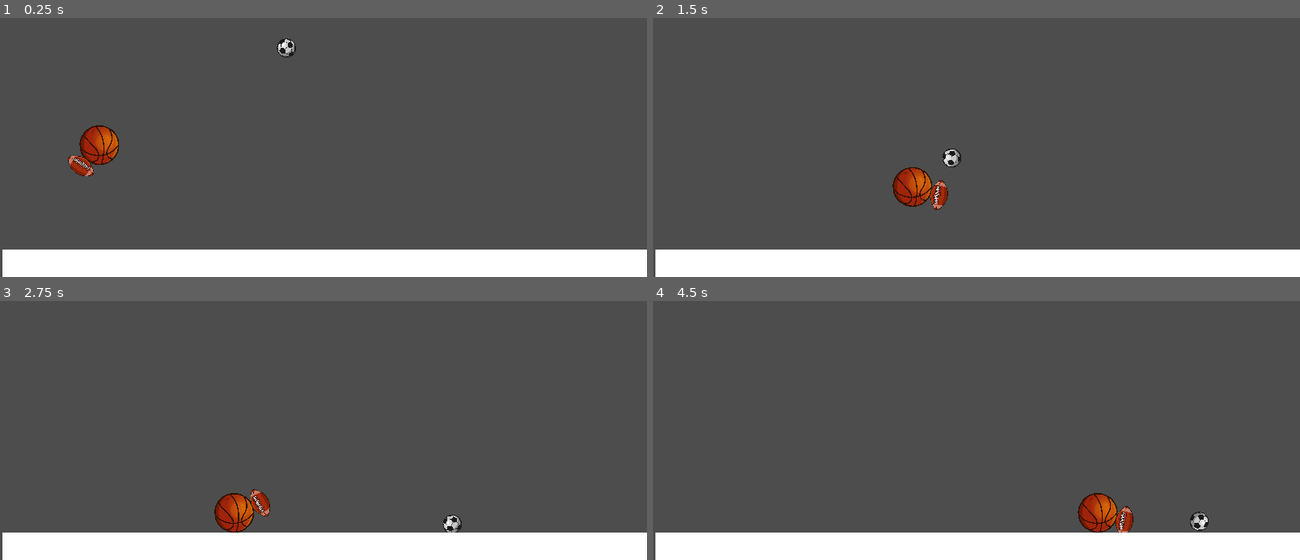
Above: before the commit, frames 1-4 (two rows, left to right).
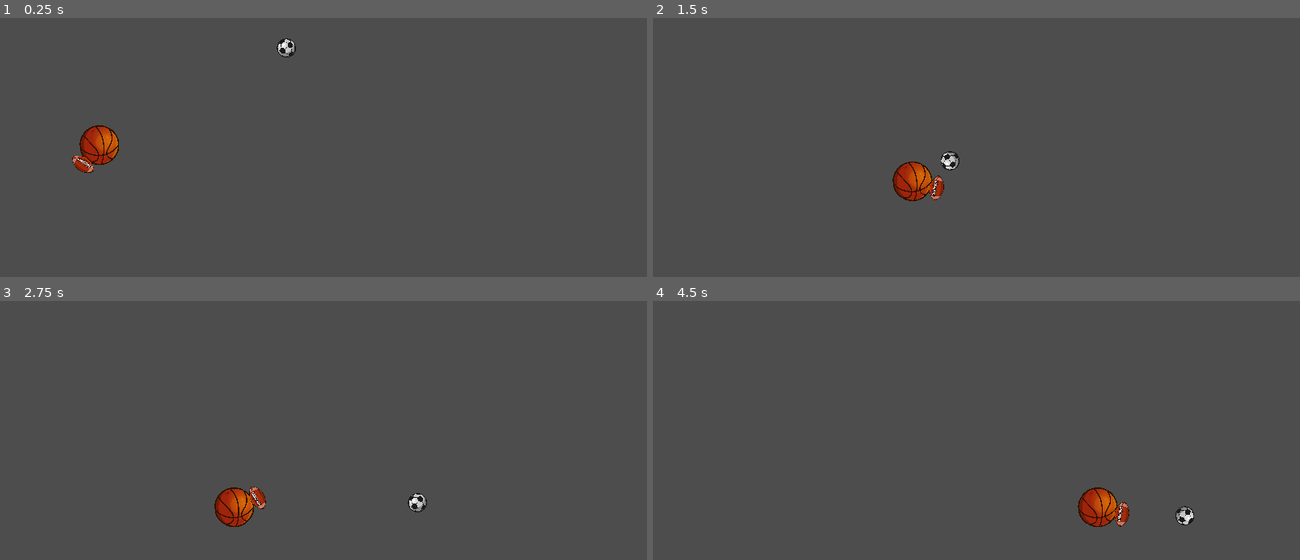
Above: after the commit, the same moments.

Repository: kwjay/BroHeadFootball
Game: Godot game, scene res://main.tscn
The game is run twice, just before and just after one commit, with the same random seed, the same clock (stepped at 60 frames per second) and the same inputs.
Inputs:
- Up to frame 1 (0.25 s): no input
- Up to frame 2 (1.5 s): hold Space (kick) 0.53-1.28 s; hold D (right) from 0.53 s (still down); tap W (jump) at 0.77 s; tap Space (kick) at 1.35 s
- Up to frame 3 (2.75 s): tap W (jump) at 1.52 s; release D (right) at 2.03 s; hold A (left) from 2.03 s (still down); hold Space (kick) from 2.03 s (still down)
- Up to frame 4 (4.5 s): release A (left) at 2.78 s; release Space (kick) at 2.78 s; hold D (right) 2.78-4.28 s; tap Space (kick) at 2.85, 4.35 s; tap W (jump) at 3.02, 3.77 s; hold Space (kick) 3.53-4.28 s; hold A (left) from 4.28 s (still down)

The runs differ from the first frame. In frame 1, 11% of the frame differs, in the area x 0-100%, y 53-100%; in frame 2, 11%; in frame 3, 12%; in frame 4, 12%, in the area x 0-100%, y 71-100%.

Commit message:
Collision Fix

Diff:
--- a/football.tscn
+++ b/football.tscn
@@ -9,8 +9,8 @@
 radius = 16.0
 
 [node name="Body" type="RigidBody2D"]
-collision_layer = 3
-collision_mask = 3
+collision_layer = 4
+collision_mask = 7
 mass = 2.0
 physics_material_override = SubResource("PhysicsMaterial_xp08c")
 
--- a/main.tscn
+++ b/main.tscn
@@ -1,10 +1,19 @@
-[gd_scene load_steps=4 format=3 uid="uid://xqk8ympye4bm"]
+[gd_scene load_steps=7 format=3 uid="uid://xqk8ympye4bm"]
 
 [ext_resource type="PackedScene" uid="uid://bj7ne4gk2vm3s" path="res://player.tscn" id="3_idkvo"]
 [ext_resource type="PackedScene" uid="uid://rkoyv5puf1ae" path="res://football.tscn" id="3_ix164"]
 
-[sub_resource type="RectangleShape2D" id="RectangleShape2D_s1nnm"]
-size = Vector2(1177, 54)
+[sub_resource type="RectangleShape2D" id="RectangleShape2D_tfsv7"]
+size = Vector2(1170, 100)
+
+[sub_resource type="RectangleShape2D" id="RectangleShape2D_pn3pc"]
+size = Vector2(143, 609.5)
+
+[sub_resource type="RectangleShape2D" id="RectangleShape2D_4emr7"]
+size = Vector2(135.75, 609.5)
+
+[sub_resource type="RectangleShape2D" id="RectangleShape2D_mxb5f"]
+size = Vector2(1239, 129.5)
 
 [node name="Main" type="Node2D"]
 
@@ -15,14 +24,21 @@
 [node name="Body" parent="." instance=ExtResource("3_ix164")]
 position = Vector2(510, 211)
 
-[node name="StaticBody2D" type="StaticBody2D" parent="."]
+[node name="Stadium" type="StaticBody2D" parent="."]
+position = Vector2(532, 595)
 
-[node name="CollisionShape2D" type="CollisionShape2D" parent="StaticBody2D"]
-position = Vector2(573.5, 622)
-shape = SubResource("RectangleShape2D_s1nnm")
+[node name="Ground" type="CollisionShape2D" parent="Stadium"]
+position = Vector2(46, 40)
+shape = SubResource("RectangleShape2D_tfsv7")
 
-[node name="ColorRect" type="ColorRect" parent="StaticBody2D"]
-offset_left = 5.0
-offset_top = 599.0
-offset_right = 1158.0
-offset_bottom = 655.0
+[node name="LeftWall" type="CollisionShape2D" parent="Stadium"]
+position = Vector2(-604.5, -297.25)
+shape = SubResource("RectangleShape2D_pn3pc")
+
+[node name="RightWall" type="CollisionShape2D" parent="Stadium"]
+position = Vector2(689.125, -295.25)
+shape = SubResource("RectangleShape2D_4emr7")
+
+[node name="Sky" type="CollisionShape2D" parent="Stadium"]
+position = Vector2(41.5, -661.25)
+shape = SubResource("RectangleShape2D_mxb5f")
--- a/player.gd
+++ b/player.gd
@@ -2,6 +2,7 @@
 
 const SPEED = 300.0
 const JUMP_VELOCITY = -450.0
+var PUSH_FORCE = 80.0
 
 # Get the gravity from the project settings to be synced with RigidBody nodes.
 var gravity = ProjectSettings.get_setting("physics/2d/default_gravity")
@@ -24,6 +25,9 @@
 		velocity.x = direction * SPEED
 	else:
 		velocity.x = move_toward(velocity.x, 0, SPEED)
+	move_and_slide()
 
-
-	move_and_slide()
+	for i in get_slide_collision_count():
+		var slide_collision = get_slide_collision(i)
+		if slide_collision.get_collider() is RigidBody2D:
+			slide_collision.get_collider().apply_central_impulse(-slide_collision.get_normal() * PUSH_FORCE)
--- a/player.tscn
+++ b/player.tscn
@@ -12,8 +12,11 @@
 height = 47.1218
 
 [node name="Player" type="CharacterBody2D"]
-collision_layer = 3
+collision_mask = 5
 slide_on_ceiling = false
+floor_stop_on_slope = false
+floor_constant_speed = true
+floor_max_angle = 0.0872665
 script = ExtResource("1_x3h62")
 
 [node name="Sprite" type="Sprite2D" parent="."]
@@ -26,15 +29,15 @@
 
 [node name="Foot" type="CharacterBody2D" parent="."]
 collision_layer = 2
-collision_mask = 2
+collision_mask = 4
 
 [node name="CollisionShape2D" type="CollisionShape2D" parent="Foot"]
-position = Vector2(-33, 37)
+position = Vector2(-29, 34)
 rotation = -0.977384
 shape = SubResource("CapsuleShape2D_hjecp")
 metadata/_edit_group_ = true
 
 [node name="Sprite" type="Sprite2D" parent="Foot/CollisionShape2D"]
 rotation = 1.5708
-scale = Vector2(0.03, 0.03)
+scale = Vector2(0.025, 0.025)
 texture = ExtResource("1_k23as")
